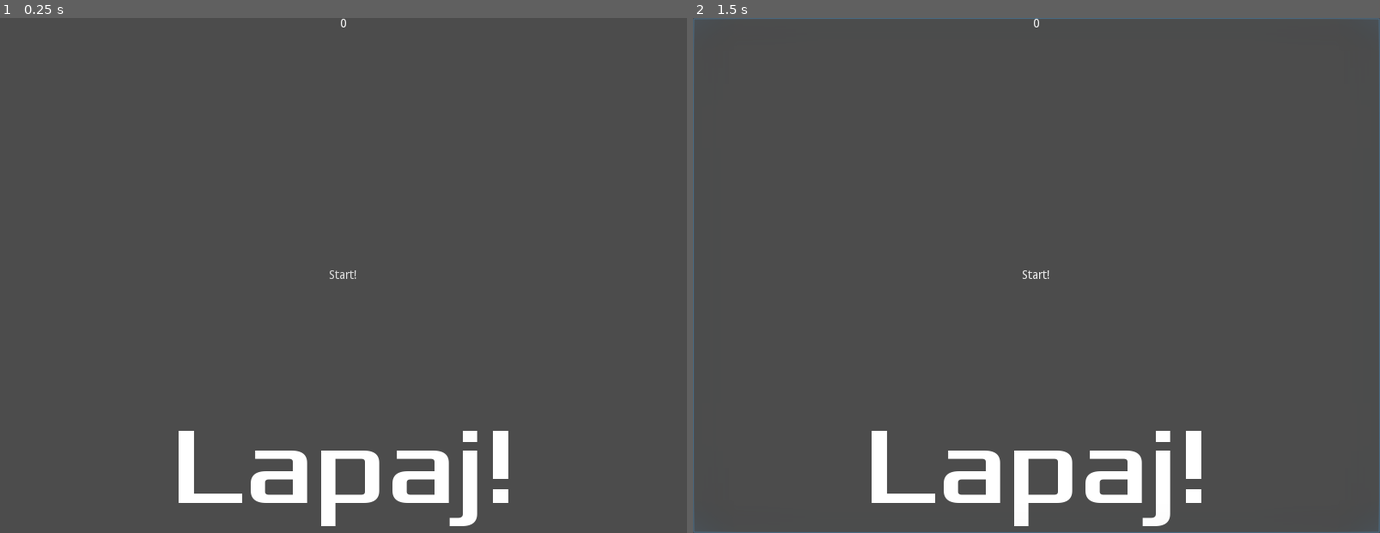
Above: before the commit, frames 1-2 (left to right).
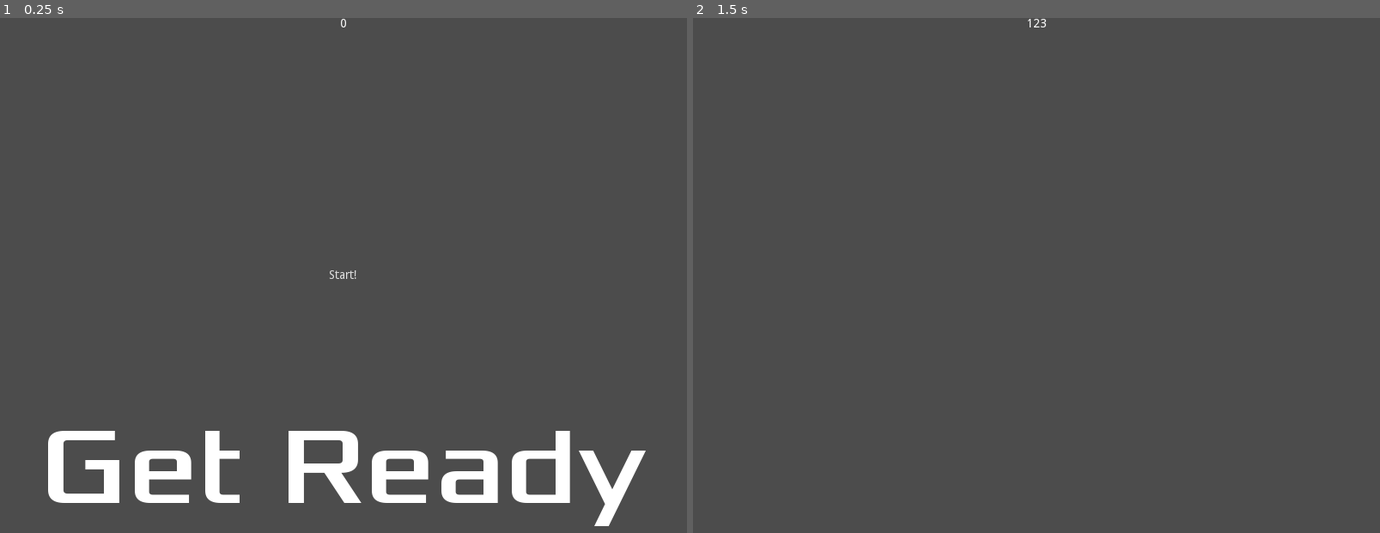
Above: after the commit, the same moments.

Repository: Riobson/GravityGame
Game: Godot game, scene res://Main.tscn
The game is run twice, just before and just after one commit, with the same random seed, the same clock (stepped at 60 frames per second) and the same inputs. Before the commit the project starts from res://HUD.tscn.
Inputs (mouse positions are in pixels of both pictures, inside the frame that each line leads up to):
- Up to frame 1 (0.25 s): no input
- Up to frame 2 (1.5 s): click "Start!" at 0.5 s; click (1036, 275) at 1.25 s, where only the run before the commit has a clickable "Start!"

The runs differ from the first frame. In frame 1, 5.6% of the frame differs, in the area x 7-94%, y 80-99%; in frame 2, 3.5%.

Commit message:
HUD scene and main

Diff:
--- /dev/null
+++ b/HUD.gd
@@ -0,0 +1,19 @@
+extends CanvasLayer
+signal start_game
+
+func show_message(text):
+	$MessageLabel.text = text
+	$MessageLabel.show()
+
+func show_game_over():
+	$MessageLabel.text = "Game Over"
+	$MessageLabel.show()
+	$StartButton.show()
+
+func update_score(score):
+	$ScoreLabel.text = str(score)
+
+func _on_StartButton_pressed():
+	$StartButton.hide()
+	$MessageLabel.hide()
+	emit_signal("start_game")
--- a/HUD.tscn
+++ b/HUD.tscn
@@ -1,13 +1,14 @@
-[gd_scene load_steps=3 format=2]
+[gd_scene load_steps=4 format=2]
 
-[ext_resource path="res://fonts/Xolonium-Regular.ttf" type="DynamicFontData" id=1]
+[ext_resource path="res://HUD.gd" type="Script" id=1]
+[ext_resource path="res://fonts/Xolonium-Regular.ttf" type="DynamicFontData" id=2]
 
 [sub_resource type="DynamicFont" id=1]
 
 size = 128
 use_mipmaps = false
 use_filter = false
-font_data = ExtResource( 1 )
+font_data = ExtResource( 2 )
 _sections_unfolded = [ "Font", "Settings" ]
 
 [node name="HUD" type="CanvasLayer"]
@@ -17,6 +18,7 @@
 rotation = 0.0
 scale = Vector2( 1, 1 )
 transform = Transform2D( 1, 0, 0, 1, 0, 0 )
+script = ExtResource( 1 )
 _sections_unfolded = [ "Pause" ]
 
 [node name="ScoreLabel" type="Label" parent="." index="0"]
@@ -86,7 +88,7 @@
 flat = true
 clip_text = true
 align = 1
-_sections_unfolded = [ "Focus", "Grow Direction", "Hint", "Margin", "Material", "Mouse", "Pause", "Rect", "Size Flags", "Theme", "Visibility", "custom_colors", "custom_constants", "custom_fonts", "custom_styles" ]
+_sections_unfolded = [ "Pause" ]
 
 [node name="MessageTimer" type="Timer" parent="." index="3"]
 
@@ -94,3 +96,5 @@
 wait_time = 1.0
 one_shot = false
 autostart = false
+
+[connection signal="pressed" from="StartButton" to="." method="_on_StartButton_pressed"]
--- /dev/null
+++ b/Main.gd
@@ -0,0 +1,17 @@
+extends Node
+
+var score
+
+func _ready():
+	new_game()
+	pass
+
+func game_over():
+	$HUD.show_game_over();
+
+func new_game():
+	$HUD.show_message("Get Ready")
+
+func _on_HUD_start_game():
+	score = 123;
+	$HUD.update_score(score)
--- a/Main.tscn
+++ b/Main.tscn
@@ -1,7 +1,12 @@
-[gd_scene load_steps=2 format=2]
+[gd_scene load_steps=3 format=2]
 
-[ext_resource path="res://HUD.tscn" type="PackedScene" id=1]
+[ext_resource path="res://Main.gd" type="Script" id=1]
+[ext_resource path="res://HUD.tscn" type="PackedScene" id=2]
 
 [node name="Main" type="Node" index="0"]
 
-[node name="HUD" parent="." index="0" instance=ExtResource( 1 )]
+script = ExtResource( 1 )
+
+[node name="HUD" parent="." index="0" instance=ExtResource( 2 )]
+
+[connection signal="start_game" from="HUD" to="." method="_on_HUD_start_game"]
--- a/project.godot
+++ b/project.godot
@@ -11,7 +11,7 @@
 [application]
 
 config/name="GravityGame"
-run/main_scene="res://HUD.tscn"
+run/main_scene="res://Main.tscn"
 config/icon="res://icon.png"
 
 [display]
